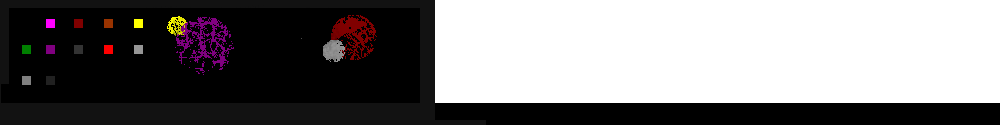
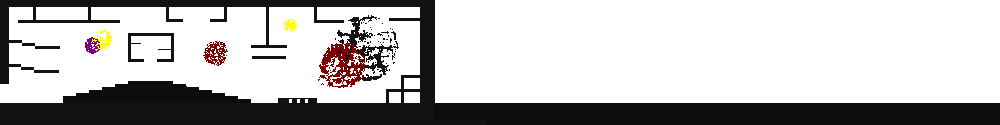
Layer changes from the first (1000, 125) image to the second:
hid "pal.png" over [15, 10, 162, 93]
painted on "ThanosBase.png" over [0, 7, 1000, 125]
